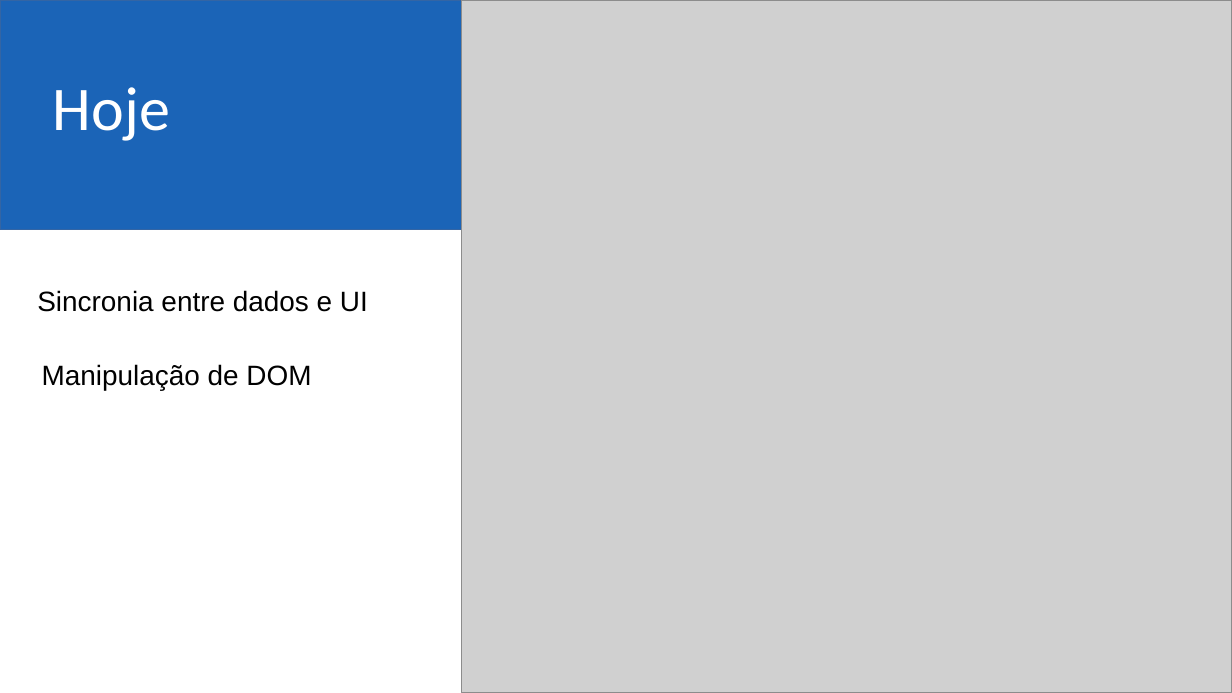
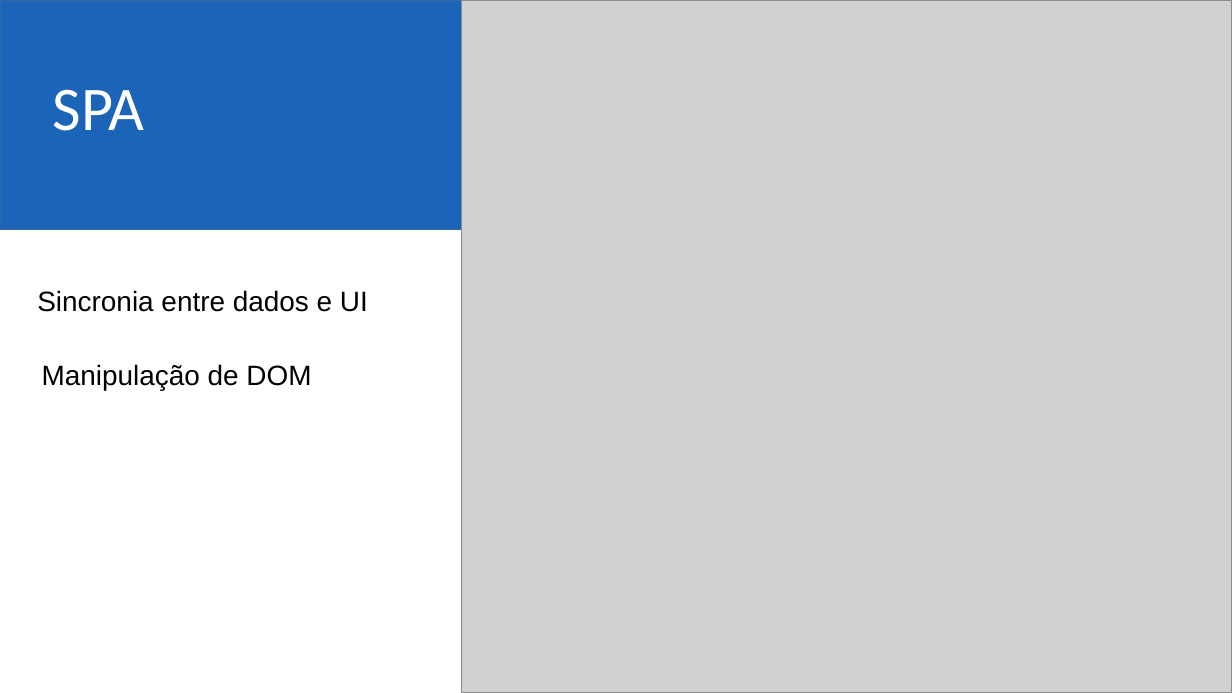
Before and after one commit to ericjrsilva/meetup-react-tests, a slide deck: slide 3 of apresentacao.odp. Drawn at 1232x693 pixels with LibreOffice and Linux fonts; fonts in the diff are those of the drawing; grey boxes stand for pictures; background and template pictures are left out. Boxes give left, top, right and bottom in pixels: in the first picture for what was removed or moved away, otherwise in the second. Text is boxed around its words. In the diff, an @@ line names an element or a change of style, - is before the commit and + after.

```diff
--- a/apresentacao.odp
+++ b/apresentacao.odp
@@ text at box(53, 89, 145, 131): text changed @@
-Hoje
+SPA
```
Also in this commit, not shown: 2 other slides changed, 2 slides added, 1 slide removed, 3 other files.
